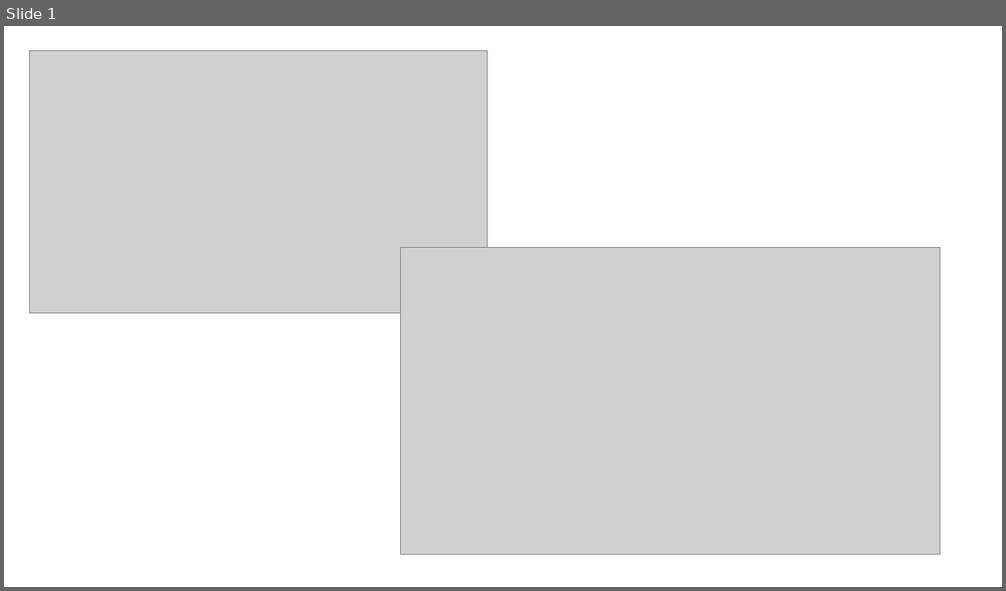
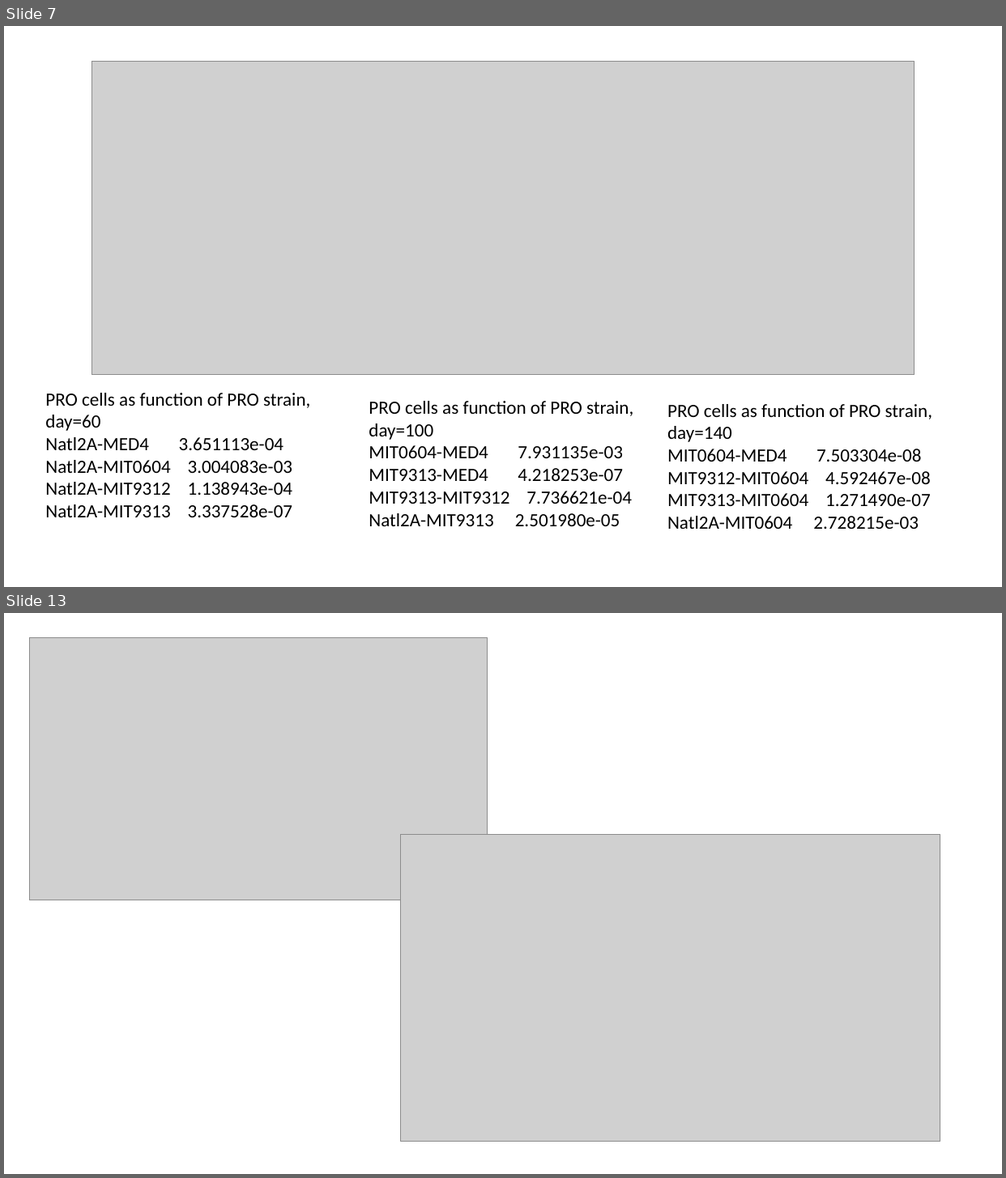
Before and after one commit to wosnat/ccpa, a slide deck: ccpa pro vs fl and capacity.pptx. Shown one above the other, each under a label of ours: slide 1 before the commit, slides 7 and 13 after it; the slides between them are not shown. The pictures are 1006x591 and 1006x1178 pixels, drawn with LibreOffice and Linux fonts; fonts in the diff are those of the drawing; grey boxes stand for pictures. Boxes give left, top, right and bottom in pixels: in the first picture for what was removed or moved away, otherwise in the second. Text is boxed around its words. In the diff, an @@ line names an element or a change of style, - is before the commit and + after.

```diff
--- a/ccpa pro vs fl and capacity.pptx
+++ b/ccpa pro vs fl and capacity.pptx
@@ slide 7 added at [4,26,1002,587], background #FFFFFF @@
@@ picture added at [91,61,914,376] @@
@@ text added at [45,393,310,518], 18 pt, text #000000 @@
+PRO cells as function of PRO strain, day=60
+Natl2A-MED4 3.651113e-04
+Natl2A-MIT0604 3.004083e-03
+Natl2A-MIT9312 1.138943e-04
+Natl2A-MIT9313 3.337528e-07
@@ text added at [368,401,633,527], 18 pt, text #000000 @@
+PRO cells as function of PRO strain, day=100
+MIT0604-MED4 7.931135e-03
+MIT9313-MED4 4.218253e-07
+MIT9313-MIT9312 7.736621e-04
+Natl2A-MIT9313 2.501980e-05
@@ text added at [667,404,932,529], 18 pt, text #000000 @@
+PRO cells as function of PRO strain, day=140
+MIT0604-MED4 7.503304e-08
+MIT9312-MIT0604 4.592467e-08
+MIT9313-MIT0604 1.271490e-07
+Natl2A-MIT0604 2.728215e-03
@@ what was slide 1 is now slide 13 @@
```
Also in this commit, not shown: 11 other slides added, 1 slide removed, 5 other files.
